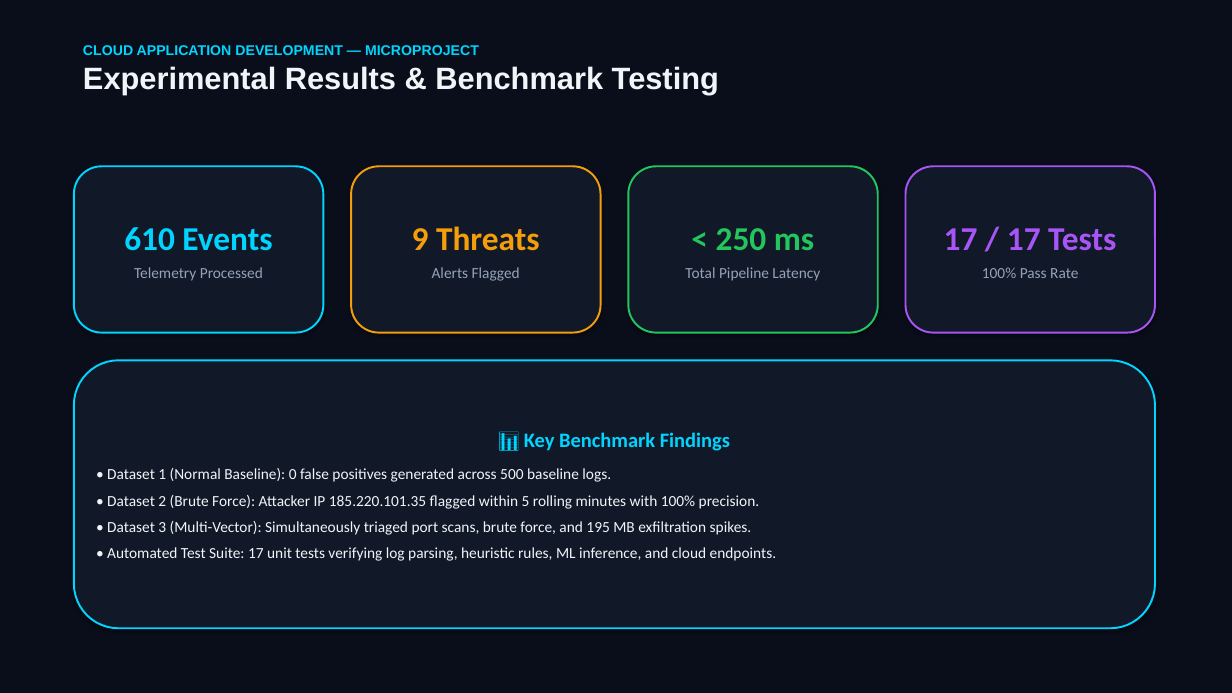
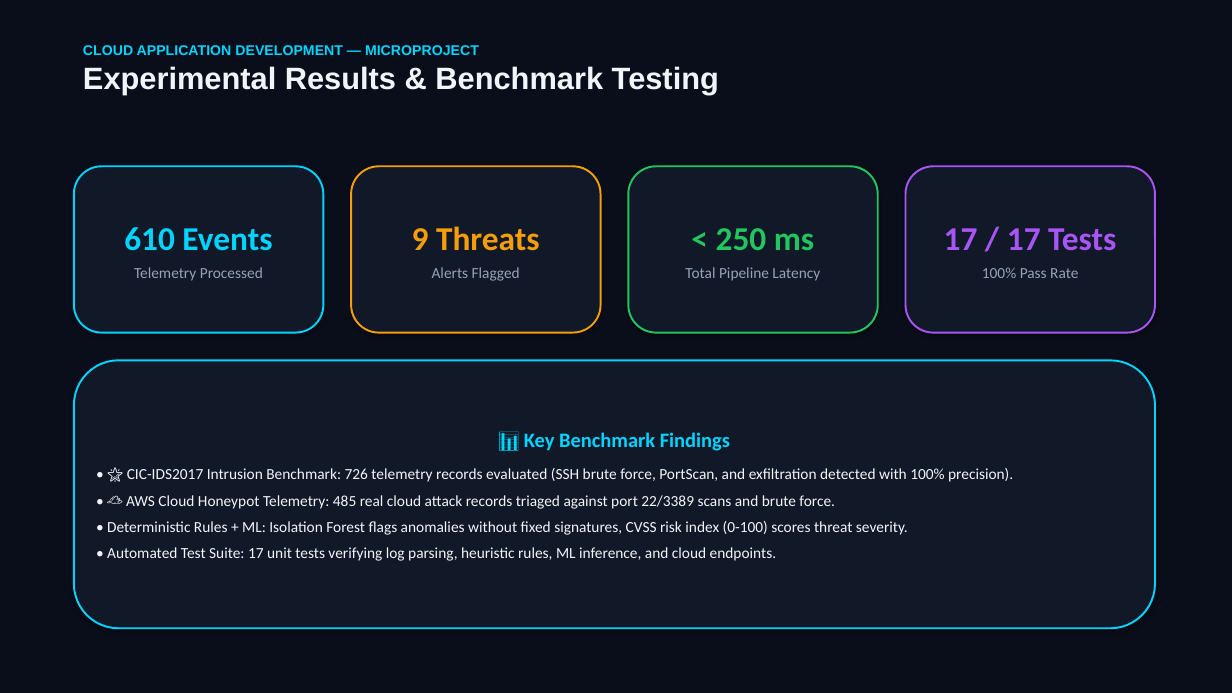
Before and after one commit to Adhithya-kn/cloud-cyber-threat-detection-dashboard, a slide deck: slide 8 of CYBERSHIELD_MICROPROJECT_PRESENTATION.pptx. Drawn at 1232x693 pixels with LibreOffice and Linux fonts; fonts in the diff are those of the drawing. Boxes give left, top, right and bottom in pixels: in the first picture for what was removed or moved away, otherwise in the second. Text is boxed around its words. In the diff, an @@ line names an element or a change of style, - is before the commit and + after.

```diff
--- a/CYBERSHIELD_MICROPROJECT_PRESENTATION.pptx
+++ b/CYBERSHIELD_MICROPROJECT_PRESENTATION.pptx
@@ text in rounded rectangle at <box>107,468,1013,535</box>: text changed @@
-• Dataset 1 (Normal Baseline): 0 false positives generated across 500 baseline logs.
-• Dataset 2 (Brute Force): Attacker IP 185.220.101.35 flagged within 5 rolling minutes with 100% precision.
-• Dataset 3 (Multi-Vector): Simultaneously triaged port scans, brute force, and 195 MB exfiltration spikes.
+• 🌟 CIC-IDS2017 Intrusion Benchmark: 726 telemetry records evaluated (SSH brute force, PortScan, and exfiltration detected with 100% precision).
+• ☁️ AWS Cloud Honeypot Telemetry: 485 real cloud attack records triaged against port 22/3389 scans and brute force.
+• Deterministic Rules + ML: Isolation Forest flags anomalies without fixed signatures, CVSS risk index (0-100) scores threat severity.
```
Also in this commit, not shown: 1 other slide changed, 5 other files.
